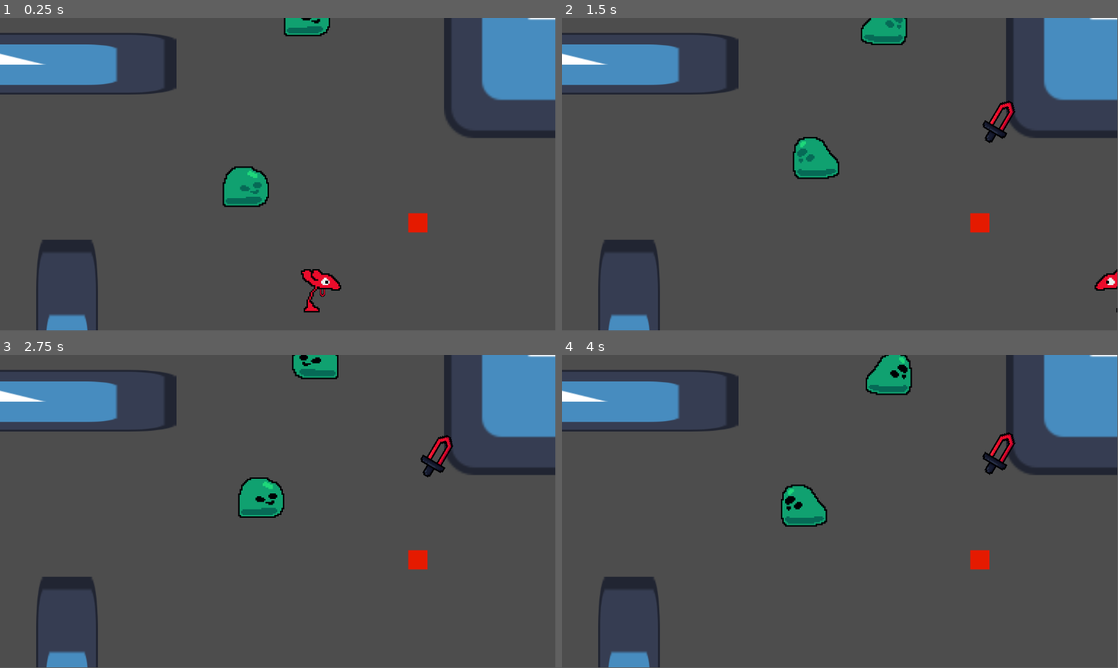
Above: before the commit, frames 1-4 (two rows, left to right).
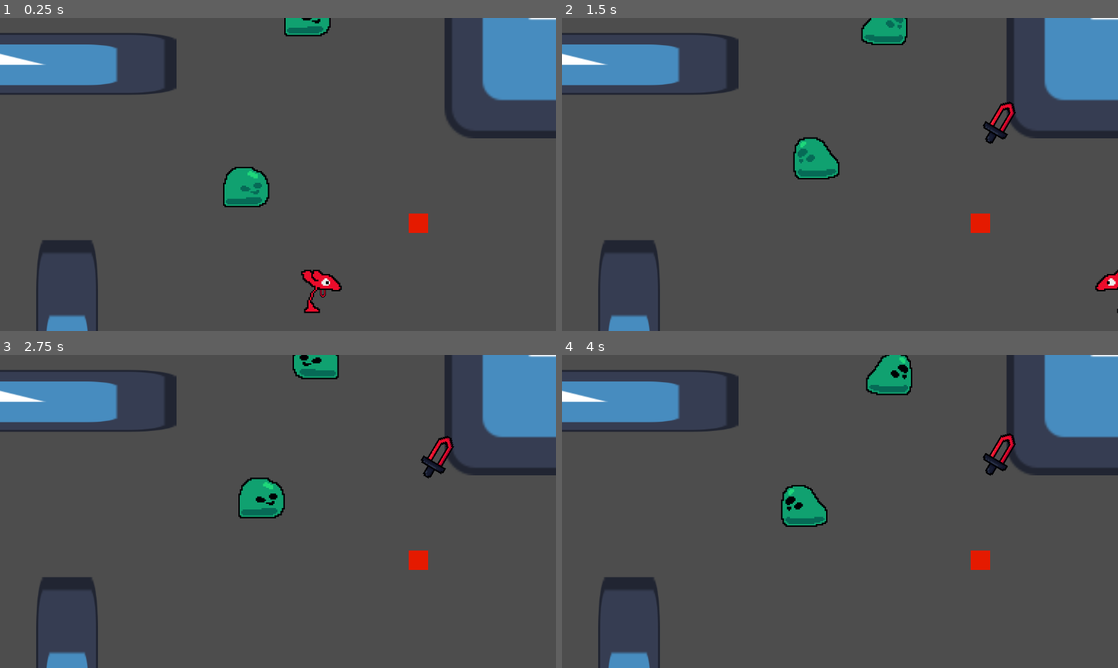
Above: after the commit, the same moments.

Repository: haihala/Weapon-s-choice
Game: Godot game, scene res://levels/playground.tscn
Two runs of this game, one before a commit and one after it. Both use one fixed random seed, a clock stepped at 60 frames per second and the inputs below. The engine's default icon, where the game draws it, is replaced by a stand-in: a white triangle on a blue panel in a dark square.
Inputs (mouse positions are in pixels of both pictures, inside the frame that each line leads up to):
- Up to frame 1 (0.25 s): no input
- Up to frame 2 (1.5 s): move the mouse to (962, 158) at 0.52 s; hold D (move_right) 0.53-1.28 s; tap Space (sword_toss) at 0.6 s; move the mouse to (728, 190) at 1.27 s; hold S (move_down) from 1.28 s (still down); click (728, 190) at 1.35 s
- Up to frame 3 (2.75 s): tap Space (sword_toss) at 1.55, 2.3 s; move the mouse to (333, 442) at 2.02 s; release S (move_down) at 2.03 s; hold D (move_right) from 2.03 s (still down); right-click (333, 442) at 2.1 s
- Up to frame 4 (4 s): move the mouse to (812, 574) at 2.77 s; release D (move_right) at 2.78 s; hold W (move_up) 2.78-3.53 s; tap Space (sword_toss) at 2.85, 3.6 s; move the mouse to (1006, 558) at 3.52 s; hold A (move_left) from 3.53 s (still down)
In our replay, the window is 799x449 before the commit and 800x450 after it. These sizes can differ from the game's own. Grey fills any space a smaller window leaves; there, only what the larger window draws over its background counts as a difference.

The runs differ from the first frame. In frame 1, 0.6% of the frame differs, in the area x 0-100%, y 0-100%; in frame 2, 0.8%; in frame 3, 0.7%; in frame 4, 0.7%.
Error in both runs: Out of bounds get index '0' (on base: 'Array[Node2D]') (res://creatures/gobo/gobo_ai.gd:17)

Commit message:
Camera now follows the player

Diff:
--- a/godot-project/creatures/creature.gd
+++ b/godot-project/creatures/creature.gd
@@ -17,6 +17,7 @@
 
 var forced_movement: Vector2
 var facing_direction: Vector2
+var following_indicator: PossessionIndicator	# The indicator that follows the player
 
 func _ready():
 	activate_state(idle_state)
@@ -96,11 +97,11 @@
 
 func sword_toss() -> void:
 	unpossess()
-
 	var sword = load("res://player/projectile_sword/projectile_sword.tscn").instantiate()
 	sword.rotation = facing_direction.angle()
 	sword.position = position + facing_direction * 50
 	sword.previous_host = self
+	following_indicator.move_to(sword)
 	get_parent().add_child(sword)
 
 func sword_swing() -> void:
--- a/godot-project/levels/level2.tscn
+++ b/godot-project/levels/level2.tscn
@@ -1,7 +1,9 @@
-[gd_scene load_steps=4 format=4 uid="uid://bc33xkqv380bd"]
+[gd_scene load_steps=6 format=4 uid="uid://bc33xkqv380bd"]
 
 [ext_resource type="TileSet" uid="uid://bsstrqp0h2v8c" path="res://levels/stone_tileset.tres" id="1_fipoi"]
 [ext_resource type="PackedScene" uid="uid://dmq7wioybymxo" path="res://creatures/gobo/gobo.tscn" id="2_ad2y8"]
+[ext_resource type="PackedScene" uid="uid://i8c6mhnyigcv" path="res://creatures/slime/slime.tscn" id="3_akc4q"]
+[ext_resource type="PackedScene" uid="uid://bgcnky6v55gnt" path="res://player/possession_indicator/possession_indicator.tscn" id="3_uvoev"]
 
 [sub_resource type="NavigationPolygon" id="NavigationPolygon_pgxnk"]
 vertices = PackedVector2Array(1294, 114, 1294, 782, 1010, 782, 1010, 206, 498, 114, 846, 206, 498, 754, 846, 782, 114, 782, 334, 754, 114, 114, 334, 114)
@@ -19,10 +21,6 @@
 tile_map_data = PackedByteArray("AAAAAAAAAAADAAQAAAABAAAAAAACAAMAAAACAAAAAAACAAMAAAADAAAAAAACAAMAAAAEAAAAAAACAAMAAAAFAA …(32704 unchanged characters)…
 tile_set = ExtResource("1_fipoi")
 
-[node name="Camera2D" type="Camera2D" parent="."]
-position = Vector2(711, 423)
-zoom = Vector2(0.553, 0.553)
-
 [node name="NavigationRegion2D" type="NavigationRegion2D" parent="."]
 navigation_polygon = SubResource("NavigationPolygon_pgxnk")
 
@@ -33,4 +31,11 @@
 position = Vector2(252, 181)
 
 [node name="Gobo" parent="." instance=ExtResource("2_ad2y8")]
-position = Vector2(284, 385)
+position = Vector2(678, 595)
+player_controlled = true
+
+[node name="Slime" parent="." instance=ExtResource("3_akc4q")]
+position = Vector2(170, 220)
+
+[node name="PossessionIndicator" parent="." instance=ExtResource("3_uvoev")]
+position = Vector2(-222, 540)
--- a/godot-project/player/player_controller.gd
+++ b/godot-project/player/player_controller.gd
@@ -29,7 +29,7 @@
 	# But if one is not touched, it won't be used.
 	if event is InputEventMouseMotion:
 		var cam = get_viewport().get_camera_2d()
-		var mouse_position = cam.get_local_mouse_position() + cam.position
+		var mouse_position = cam.get_local_mouse_position() + cam.global_position
 
 		creature.facing_direction = (mouse_position - creature.position).normalized()
 	elif event is InputEventJoypadMotion:
--- a/godot-project/player/possession_indicator/possession_indicator.gd
+++ b/godot-project/player/possession_indicator/possession_indicator.gd
@@ -1,13 +1,23 @@
 extends Node2D
+class_name PossessionIndicator
+
+var avatar: Node2D
+
+func _ready() -> void:
+	for child in get_parent().get_children():
+		if child is Creature and child.player_controlled:
+			avatar = child
+			child.following_indicator = self
 
 func _process(_delta: float) -> void:
-	for child in get_parent().get_children():
-		if child is Creature and child.player_controlled:
-			position = child.position
-			visible = true
-			return
+	if is_instance_valid(avatar):
+		position = avatar.position
 
-	# None of the creatures are player controlled
-	# Sword throw in progress
-	# Hide indicator
-	visible = false
+func move_to(target: Node2D) -> void:
+	avatar = target
+	target.following_indicator = self
+
+	if target is Creature:
+		visible = true
+	else:
+		visible = false
--- a/godot-project/player/possession_indicator/possession_indicator.tscn
+++ b/godot-project/player/possession_indicator/possession_indicator.tscn
@@ -9,3 +9,5 @@
 [node name="Sword" type="Sprite2D" parent="."]
 texture_filter = 1
 texture = ExtResource("1_5tuo0")
+
+[node name="Camera2D" type="Camera2D" parent="."]
--- a/godot-project/player/projectile_sword/projectile_sword.gd
+++ b/godot-project/player/projectile_sword/projectile_sword.gd
@@ -1,6 +1,7 @@
 extends StaticBody2D
 
 var previous_host: Creature
+var following_indicator: PossessionIndicator
 
 func _physics_process(_delta: float) -> void:
 	move_and_collide(10 * Vector2.from_angle(rotation))
@@ -9,4 +10,5 @@
 	# Layers should be setup in a way where only possessable things can collide
 	if body != previous_host:
 		body.possess()
+		following_indicator.move_to(body)
 		queue_free()
--- a/godot-project/project.godot
+++ b/godot-project/project.godot
@@ -18,6 +18,10 @@
 [autoload]
 
 PlayerController="*res://player/player_controller.gd"
+
+[display]
+
+window/stretch/mode="viewport"
 
 [input]
 
